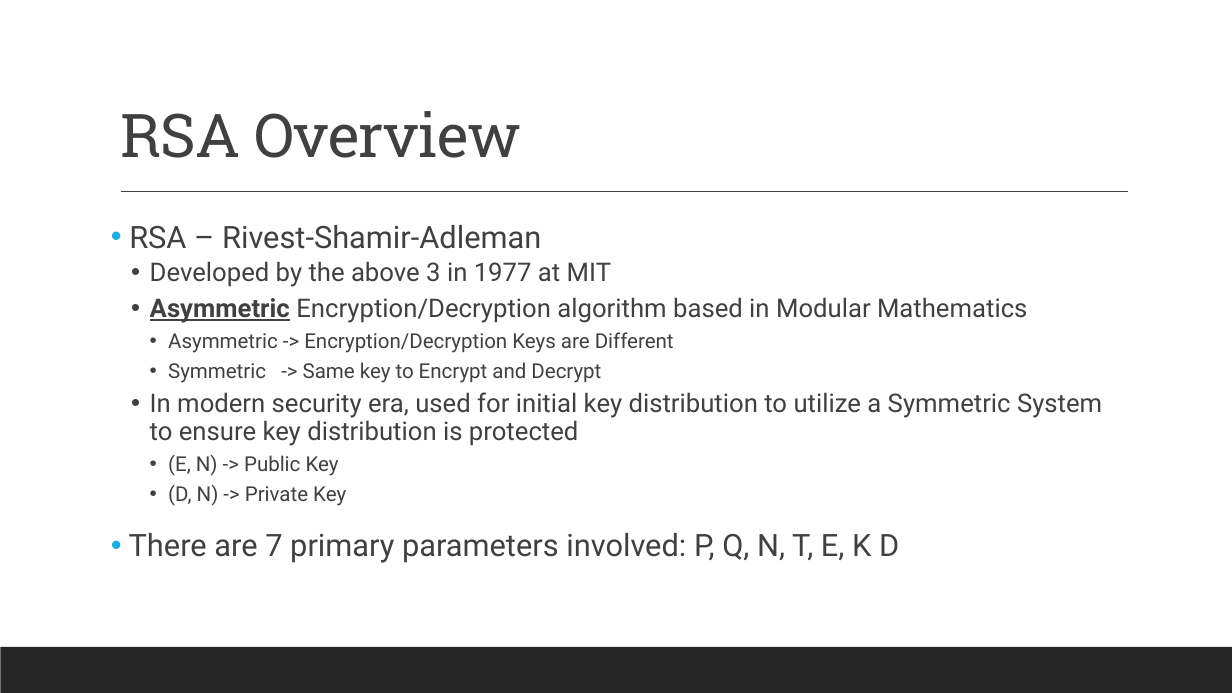
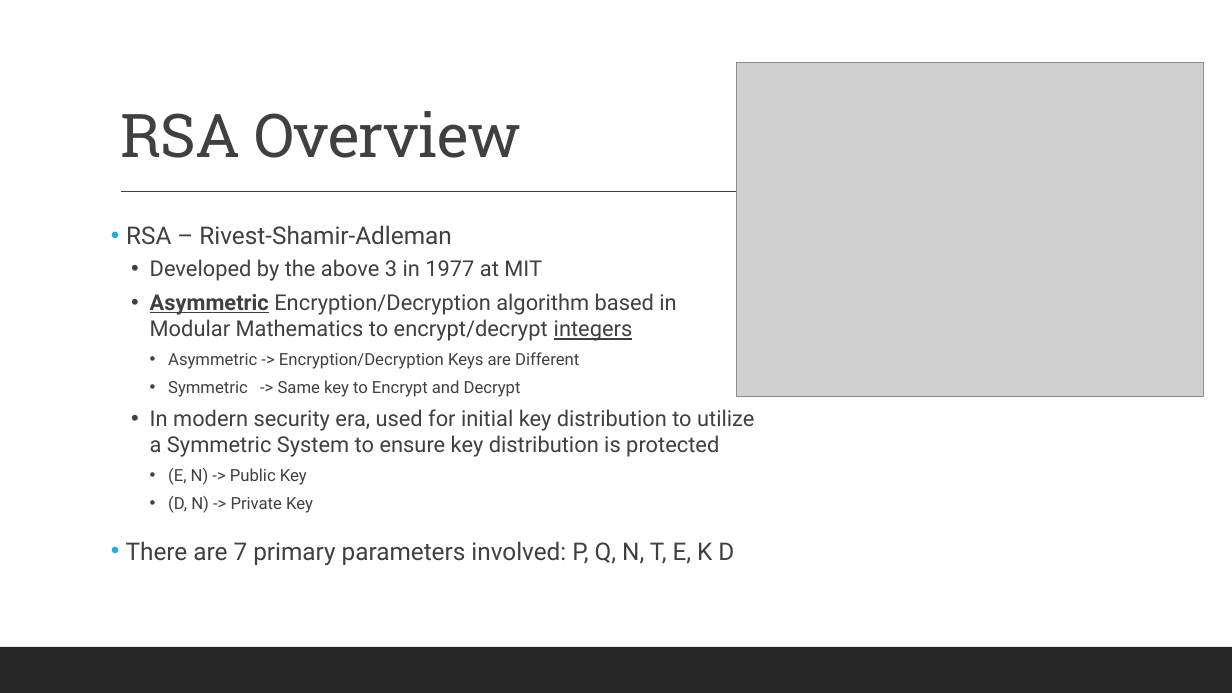
Before and after one commit to aronjschwartz/RSA_Encryption, a slide deck: slide 4 of RSA_Presentations/RSA_Research_Presentation_AronSchwartz.pptx. Drawn at 1232x693 pixels with LibreOffice and Linux fonts; fonts in the diff are those of the drawing; grey boxes stand for pictures. Boxes give left, top, right and bottom in pixels: in the first picture for what was removed or moved away, otherwise in the second. Text is boxed around its words. In the diff, an @@ line names an element or a change of style, - is before the commit and + after.

```diff
--- a/RSA_Presentations/RSA_Research_Presentation_AronSchwartz.pptx
+++ b/RSA_Presentations/RSA_Research_Presentation_AronSchwartz.pptx
@@ rectangle added at <box>0,0,1232,693</box>, fill #FFFFFF @@
@@ picture added at <box>737,63,1204,396</box> @@
@@ line removed from (121, 192) to (1128, 192) @@
@@ line added from (121, 191) to (1128, 191), #404040 1 pt @@
@@ text at <box>126,225,754,565</box>: size 24 to 19 pt in "RSA – Rivest-Shamir-Adleman", "There are 7 primary parameters involved: P, ..."; size 20 to 17 pt in "Developed by the above 3 in 1977 ...", "In modern security era, used for initial ..."; size 16 to 13 pt in "Asymmetric -> Encryption/Decryption Keys are Different", "Symmetric -> Same key to Encrypt and ...", "(E, N) -> Public Key", "(D, N) -> Private Key"; line spacing 1 to 1.1; line spacing 0.9 to 1 @@
@@ text at <box>150,293,676,341</box>: text changed; size 20 to 17 pt @@
-  • Asymmetric Encryption/Decryption algorithm based in Modular Mathematics
+  • Asymmetric Encryption/Decryption algorithm based in Modular Mathematics to encrypt/decrypt integers
@@ rectangle removed at <box>0,647,1232,693</box> @@
@@ rectangle added at <box>0,647,1232,693</box>, fill #262626 @@
```
Also in this commit, not shown: 10 other slides changed.
